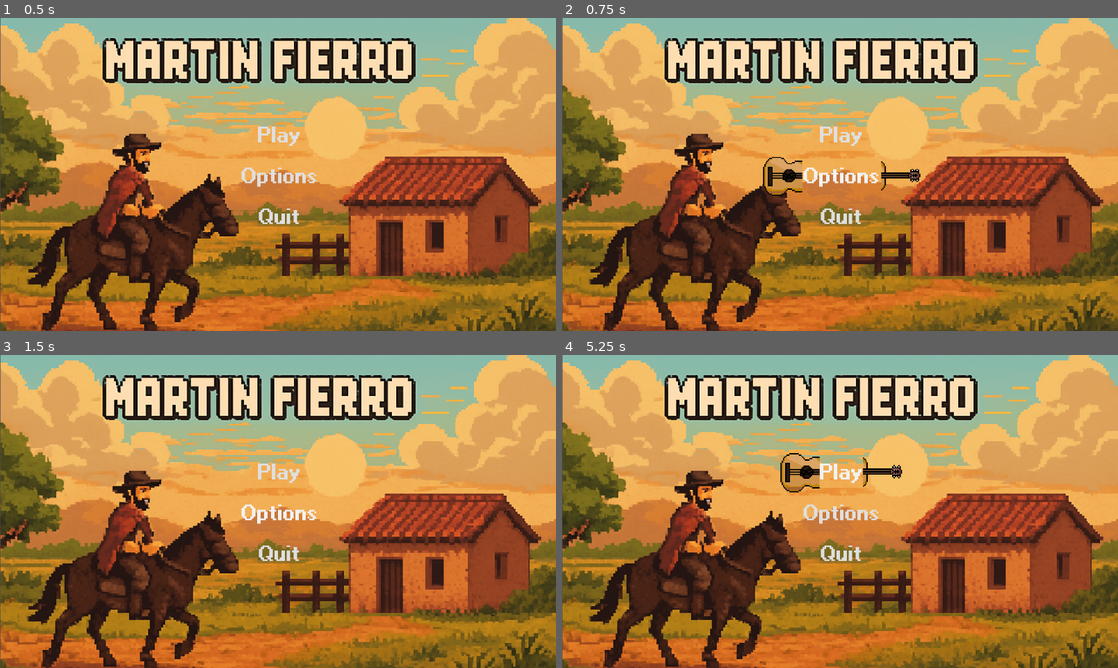
Above: before the commit, frames 1-4 (two rows, left to right).
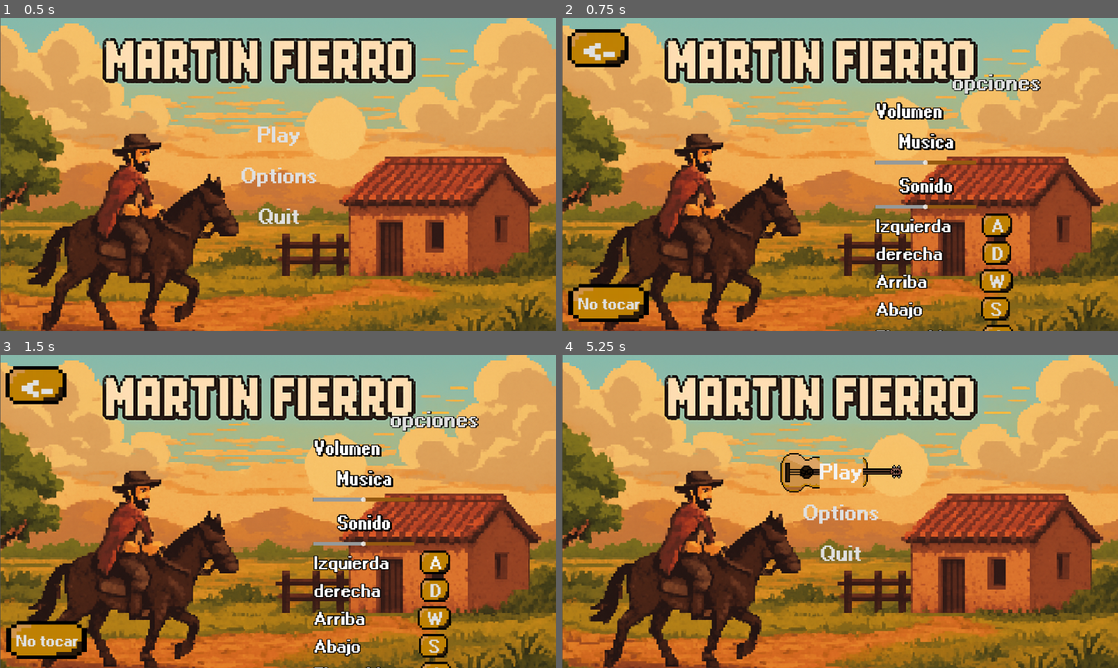
Above: after the commit, the same moments.

Repository: ODICRACK/JuegoMartinFierro
Game: Godot game, scene res://Ecenas/Menu.tscn
Same seed, same stepped clock (60 frames per second), same inputs: the game is played once before the commit and once after it. Sound files missing from this copy of the repository are replaced by a short silence.
Inputs (mouse positions are in pixels of both pictures, inside the frame that each line leads up to):
- Up to frame 1 (0.5 s): no input
- Up to frame 2 (0.75 s): click "Options" at 0.5 s
- Up to frame 3 (1.5 s): click (433, 561) at 1.25 s, where only the run after the commit has a clickable "A"
- Up to frame 4 (5.25 s): click (995, 589) at 2 s, where only the run after the commit has a clickable "D"; click (995, 617) at 2.75 s, where only the run after the commit has a clickable "W"; click (995, 646) at 3.5 s, where only the run after the commit has a clickable "S"; click (595, 386) at 4.25 s, where only the run after the commit has a clickable "<-"; click "Play" at 5 s

Frame 1 is identical in both runs. In frame 2, 9.6% of the frame differs, in the area x 1-87%, y 3-100%; in frame 3, 8.9%; in frame 4, nothing differs.

Commit message:
agregado de la aparienia de las opciones(sin funcionalidad)

Diff:
--- a/Ecenas/Menu.tscn
+++ b/Ecenas/Menu.tscn
@@ -1,5 +1,6 @@
-[gd_scene load_steps=19 format=3 uid="uid://cgfjemoqlmi4c"]
-
+[gd_scene load_steps=28 format=3 uid="uid://cgfjemoqlmi4c"]
+
+[ext_resource type="Script" uid="uid://dj2bfxhryngup" path="res://Ecenas/menu.gd" id="1_l03gm"]
 [ext_resource type="Script" uid="uid://btsof2u5bukff" path="res://Ecenas/buttonContainer.gd" id="2_4y11p"]
 [ext_resource type="Texture2D" uid="uid://ntb6l5emx3f3" path="res://Sprites/pixilart-sprite (4).png" id="2_jxnki"]
 [ext_resource type="Texture2D" uid="uid://xr304ynpsl4y" path="res://Sprites/ChatGPT Image 10 sept 2025, 09_58_40 p.m..png" id="2_sp3bm"]
@@ -11,6 +12,10 @@
 [ext_resource type="AudioStream" uid="uid://cvvmtq3ou05ir" path="res://Sonidos/guitarra2.wav" id="7_cxlyq"]
 [ext_resource type="AudioStream" uid="uid://cwkncq8ha2fj1" path="res://Sonidos/817421__sergequadrado__lucky-guitar-sound.wav" id="9_jwk51"]
 [ext_resource type="Script" uid="uid://b7hkk70egcr43" path="res://Ecenas/fundidor.gd" id="11_7gcih"]
+[ext_resource type="LabelSettings" uid="uid://b1amam61a18ec" path="res://Recursos/RecursosDeTexto/Titulos.tres" id="13_vk7wb"]
+[ext_resource type="LabelSettings" uid="uid://c7xl3dh7a486s" path="res://Recursos/RecursosDeTexto/SubTitulos.tres" id="14_dmw4f"]
+[ext_resource type="LabelSettings" uid="uid://ds8witkhs7v0u" path="res://Recursos/RecursosDeTexto/SubSubTitulo.tres" id="15_fpkfv"]
+[ext_resource type="Texture2D" uid="uid://c7bobl4fbukm6" path="res://Sprites/boton.png" id="16_7hgs6"]
 
 [sub_resource type="StyleBoxFlat" id="StyleBoxFlat_c7k86"]
 draw_center = false
@@ -60,6 +65,23 @@
 
 [sub_resource type="StyleBoxEmpty" id="StyleBoxEmpty_4y11p"]
 
+[sub_resource type="StyleBoxLine" id="StyleBoxLine_l03gm"]
+color = Color(0.584148, 0.349119, 0.0691297, 1)
+thickness = 11
+
+[sub_resource type="StyleBoxFlat" id="StyleBoxFlat_l03gm"]
+bg_color = Color(0.58378, 0.605057, 0.607922, 1)
+
+[sub_resource type="StyleBoxFlat" id="StyleBoxFlat_rybku"]
+bg_color = Color(0.777584, 0.551337, 0.176785, 1)
+
+[sub_resource type="StyleBoxTexture" id="StyleBoxTexture_qboup"]
+texture = ExtResource("16_7hgs6")
+expand_margin_left = 25.0
+expand_margin_top = 15.0
+expand_margin_right = 25.0
+expand_margin_bottom = 23.0
+
 [node name="Menu" type="Control"]
 layout_mode = 3
 anchors_preset = 8
@@ -70,6 +92,7 @@
 grow_horizontal = 2
 grow_vertical = 2
 scale = Vector2(0.8, 0.8)
+script = ExtResource("1_l03gm")
 
 [node name="TextureRect" type="TextureRect" parent="."]
 layout_mode = 1
@@ -302,13 +325,250 @@
 [node name="chao" type="AudioStreamPlayer" parent="VBoxContainer/ContenedorBotonQuit"]
 stream = ExtResource("9_jwk51")
 
+[node name="opciones" type="Control" parent="."]
+visible = false
+layout_mode = 1
+anchors_preset = 8
+anchor_left = 0.5
+anchor_top = 0.5
+anchor_right = 0.5
+anchor_bottom = 0.5
+offset_left = -793.0
+offset_top = -442.0
+offset_right = 793.0
+offset_bottom = 442.0
+grow_horizontal = 2
+grow_vertical = 2
+
+[node name="opciones de lado" type="Control" parent="opciones"]
+layout_mode = 1
+anchors_preset = 6
+anchor_left = 1.0
+anchor_top = 0.5
+anchor_right = 1.0
+anchor_bottom = 0.5
+offset_left = -688.0
+offset_top = -448.5
+offset_bottom = 448.5
+grow_horizontal = 0
+grow_vertical = 2
+
+[node name="VBoxContainer" type="VBoxContainer" parent="opciones/opciones de lado"]
+layout_mode = 1
+anchors_preset = 6
+anchor_left = 1.0
+anchor_top = 0.5
+anchor_right = 1.0
+anchor_bottom = 0.5
+offset_left = -692.0
+offset_top = -256.5
+offset_bottom = 447.5
+grow_horizontal = 0
+grow_vertical = 2
+theme_override_constants/separation = 15
+
+[node name="Titulo" type="Label" parent="opciones/opciones de lado/VBoxContainer"]
+layout_mode = 2
+text = "opciones"
+label_settings = ExtResource("13_vk7wb")
+horizontal_alignment = 1
+vertical_alignment = 1
+
+[node name="VolumenContenedor" type="VBoxContainer" parent="opciones/opciones de lado/VBoxContainer"]
+layout_mode = 2
+size_flags_horizontal = 0
+theme_override_constants/separation = 23
+
+[node name="Label" type="Label" parent="opciones/opciones de lado/VBoxContainer/VolumenContenedor"]
+layout_mode = 2
+text = "Volumen           "
+label_settings = ExtResource("14_dmw4f")
+horizontal_alignment = 1
+vertical_alignment = 1
+
+[node name="Label2" type="Label" parent="opciones/opciones de lado/VBoxContainer/VolumenContenedor"]
+layout_mode = 2
+text = "Musica"
+label_settings = ExtResource("14_dmw4f")
+horizontal_alignment = 1
+vertical_alignment = 1
+
+[node name="HSlider" type="HSlider" parent="opciones/opciones de lado/VBoxContainer/VolumenContenedor"]
+layout_mode = 2
+theme_override_styles/slider = SubResource("StyleBoxLine_l03gm")
+theme_override_styles/grabber_area = SubResource("StyleBoxFlat_l03gm")
+theme_override_styles/grabber_area_highlight = SubResource("StyleBoxFlat_rybku")
+min_value = -20.0
+max_value = 20.0
+
+[node name="Label3" type="Label" parent="opciones/opciones de lado/VBoxContainer/VolumenContenedor"]
+layout_mode = 2
+text = "Sonido"
+label_settings = ExtResource("14_dmw4f")
+horizontal_alignment = 1
+vertical_alignment = 1
+
+[node name="HSlider2" type="HSlider" parent="opciones/opciones de lado/VBoxContainer/VolumenContenedor"]
+layout_mode = 2
+theme_override_styles/slider = SubResource("StyleBoxLine_l03gm")
+theme_override_styles/grabber_area = SubResource("StyleBoxFlat_l03gm")
+theme_override_styles/grabber_area_highlight = SubResource("StyleBoxFlat_rybku")
+min_value = -20.0
+max_value = 20.0
+
+[node name="teclas" type="VBoxContainer" parent="opciones/opciones de lado/VBoxContainer"]
+layout_mode = 2
+theme_override_constants/separation = 21
+
+[node name="tecla" type="HBoxContainer" parent="opciones/opciones de lado/VBoxContainer/teclas"]
+layout_mode = 2
+theme_override_constants/separation = 115
+
+[node name="Label" type="Label" parent="opciones/opciones de lado/VBoxContainer/teclas/tecla"]
+layout_mode = 2
+text = "Izquierda"
+label_settings = ExtResource("15_fpkfv")
+vertical_alignment = 1
+
+[node name="Button" type="Button" parent="opciones/opciones de lado/VBoxContainer/teclas/tecla"]
+layout_mode = 2
+theme_override_fonts/font = ExtResource("3_4y11p")
+theme_override_font_sizes/font_size = 45
+theme_override_styles/focus = SubResource("StyleBoxTexture_qboup")
+theme_override_styles/hover = SubResource("StyleBoxTexture_qboup")
+theme_override_styles/pressed = SubResource("StyleBoxTexture_qboup")
+theme_override_styles/normal = SubResource("StyleBoxTexture_qboup")
+text = "A"
+icon_alignment = 1
+expand_icon = true
+
+[node name="tecla2" type="HBoxContainer" parent="opciones/opciones de lado/VBoxContainer/teclas"]
+layout_mode = 2
+theme_override_constants/separation = 142
+
+[node name="Label" type="Label" parent="opciones/opciones de lado/VBoxContainer/teclas/tecla2"]
+layout_mode = 2
+text = "derecha"
+label_settings = ExtResource("15_fpkfv")
+vertical_alignment = 1
+
+[node name="Button" type="Button" parent="opciones/opciones de lado/VBoxContainer/teclas/tecla2"]
+layout_mode = 2
+theme_override_fonts/font = ExtResource("3_4y11p")
+theme_override_font_sizes/font_size = 45
+theme_override_styles/focus = SubResource("StyleBoxTexture_qboup")
+theme_override_styles/hover = SubResource("StyleBoxTexture_qboup")
+theme_override_styles/pressed = SubResource("StyleBoxTexture_qboup")
+theme_override_styles/normal = SubResource("StyleBoxTexture_qboup")
+text = "D"
+icon_alignment = 1
+expand_icon = true
+
+[node name="tecla3" type="HBoxContainer" parent="opciones/opciones de lado/VBoxContainer/teclas"]
+layout_mode = 2
+theme_override_constants/separation = 179
+
+[node name="Label" type="Label" parent="opciones/opciones de lado/VBoxContainer/teclas/tecla3"]
+layout_mode = 2
+text = "Arriba"
+label_settings = ExtResource("15_fpkfv")
+vertical_alignment = 1
+
+[node name="Button" type="Button" parent="opciones/opciones de lado/VBoxContainer/teclas/tecla3"]
+layout_mode = 2
+theme_override_fonts/font = ExtResource("3_4y11p")
+theme_override_font_sizes/font_size = 45
+theme_override_styles/focus = SubResource("StyleBoxTexture_qboup")
+theme_override_styles/hover = SubResource("StyleBoxTexture_qboup")
+theme_override_styles/pressed = SubResource("StyleBoxTexture_qboup")
+theme_override_styles/normal = SubResource("StyleBoxTexture_qboup")
+text = "W"
+icon_alignment = 1
+expand_icon = true
+
+[node name="tecla4" type="HBoxContainer" parent="opciones/opciones de lado/VBoxContainer/teclas"]
+layout_mode = 2
+theme_override_constants/separation = 195
+
+[node name="Label" type="Label" parent="opciones/opciones de lado/VBoxContainer/teclas/tecla4"]
+layout_mode = 2
+text = "Abajo"
+label_settings = ExtResource("15_fpkfv")
+vertical_alignment = 1
+
+[node name="Button" type="Button" parent="opciones/opciones de lado/VBoxContainer/teclas/tecla4"]
+layout_mode = 2
+theme_override_fonts/font = ExtResource("3_4y11p")
+theme_override_font_sizes/font_size = 45
+theme_override_styles/focus = SubResource("StyleBoxTexture_qboup")
+theme_override_styles/hover = SubResource("StyleBoxTexture_qboup")
+theme_override_styles/pressed = SubResource("StyleBoxTexture_qboup")
+theme_override_styles/normal = SubResource("StyleBoxTexture_qboup")
+text = "S"
+icon_alignment = 1
+expand_icon = true
+
+[node name="tecla5" type="HBoxContainer" parent="opciones/opciones de lado/VBoxContainer/teclas"]
+layout_mode = 2
+theme_override_constants/separation = 66
+
+[node name="Label" type="Label" parent="opciones/opciones de lado/VBoxContainer/teclas/tecla5"]
+layout_mode = 2
+text = "Tirar objeto"
+label_settings = ExtResource("15_fpkfv")
+vertical_alignment = 1
+
+[node name="Button" type="Button" parent="opciones/opciones de lado/VBoxContainer/teclas/tecla5"]
+layout_mode = 2
+theme_override_fonts/font = ExtResource("3_4y11p")
+theme_override_font_sizes/font_size = 45
+theme_override_styles/focus = SubResource("StyleBoxTexture_qboup")
+theme_override_styles/hover = SubResource("StyleBoxTexture_qboup")
+theme_override_styles/pressed = SubResource("StyleBoxTexture_qboup")
+theme_override_styles/normal = SubResource("StyleBoxTexture_qboup")
+text = "A"
+icon_alignment = 1
+expand_icon = true
+
+[node name="retroceder" type="Button" parent="opciones"]
+offset_left = 34.0
+offset_top = 20.0
+offset_right = 159.0
+offset_bottom = 140.0
+theme_override_fonts/font = ExtResource("3_4y11p")
+theme_override_font_sizes/font_size = 90
+theme_override_styles/focus = SubResource("StyleBoxTexture_qboup")
+theme_override_styles/hover = SubResource("StyleBoxTexture_qboup")
+theme_override_styles/pressed = SubResource("StyleBoxTexture_qboup")
+theme_override_styles/normal = SubResource("StyleBoxTexture_qboup")
+text = "<-"
+icon_alignment = 1
+expand_icon = true
+
+[node name="troleo" type="Button" parent="opciones"]
+offset_left = 35.5
+offset_top = 752.0
+offset_right = 217.5
+offset_bottom = 872.0
+theme_override_fonts/font = ExtResource("3_4y11p")
+theme_override_font_sizes/font_size = 40
+theme_override_styles/focus = SubResource("StyleBoxTexture_qboup")
+theme_override_styles/hover = SubResource("StyleBoxTexture_qboup")
+theme_override_styles/pressed = SubResource("StyleBoxTexture_qboup")
+theme_override_styles/normal = SubResource("StyleBoxTexture_qboup")
+text = "No tocar"
+icon_alignment = 1
+expand_icon = true
+
 [connection signal="mouse_entered" from="VBoxContainer/ContenedorBotonPlay/ButtonPlay" to="VBoxContainer/ContenedorBotonPlay/Control" method="_on_button_mouse_entered"]
 [connection signal="mouse_exited" from="VBoxContainer/ContenedorBotonPlay/ButtonPlay" to="VBoxContainer/ContenedorBotonPlay/Control" method="_on_button_mouse_exited"]
 [connection signal="pressed" from="VBoxContainer/ContenedorBotonPlay/ButtonPlay" to="VBoxContainer/ContenedorBotonPlay/ButtonPlay" method="_on_pressed"]
 [connection signal="mouse_entered" from="VBoxContainer/ContenedorBotonOptions/ButtonOptions" to="VBoxContainer/ContenedorBotonOptions/Control" method="_on_button_mouse_entered"]
 [connection signal="mouse_exited" from="VBoxContainer/ContenedorBotonOptions/ButtonOptions" to="VBoxContainer/ContenedorBotonOptions/Control" method="_on_button_mouse_exited"]
+[connection signal="pressed" from="VBoxContainer/ContenedorBotonOptions/ButtonOptions" to="." method="_on_button_options_pressed"]
 [connection signal="mouse_entered" from="VBoxContainer/ContenedorBotonQuit/Buttonquit" to="VBoxContainer/ContenedorBotonQuit/Control" method="_on_button_mouse_entered"]
 [connection signal="mouse_exited" from="VBoxContainer/ContenedorBotonQuit/Buttonquit" to="VBoxContainer/ContenedorBotonQuit/Control" method="_on_button_mouse_exited"]
 [connection signal="pressed" from="VBoxContainer/ContenedorBotonQuit/Buttonquit" to="VBoxContainer/ContenedorBotonQuit/Buttonquit" method="_on_pressed"]
 [connection signal="pressed" from="VBoxContainer/ContenedorBotonQuit/Buttonquit" to="CanvasLayer" method="_on_buttonquit_pressed"]
 [connection signal="finished" from="VBoxContainer/ContenedorBotonQuit/chao" to="VBoxContainer/ContenedorBotonQuit/Buttonquit" method="_on_chao_finished"]
+[connection signal="pressed" from="opciones/retroceder" to="." method="_on_button_options_pressed"]
--- /dev/null
+++ b/Ecenas/botonesPrincipales.gd
@@ -0,0 +1 @@
+extends VBoxContainer
--- /dev/null
+++ b/Ecenas/menu.gd
@@ -0,0 +1,8 @@
+extends Control
+
+
+func _on_button_options_pressed() -> void:
+	var box = $"VBoxContainer"
+	var boxSecundary = $"opciones"
+	box.visible = !box.visible
+	boxSecundary.visible = !boxSecundary.visible
--- /dev/null
+++ b/Recursos/RecursosDeTexto/SubSubTitulo.tres
@@ -0,0 +1,9 @@
+[gd_resource type="LabelSettings" load_steps=2 format=3 uid="uid://ds8witkhs7v0u"]
+
+[ext_resource type="FontFile" uid="uid://bjeipvuaso84k" path="res://Fuentes de texto/ari/ari-w9500-bold.ttf" id="1_k1fcp"]
+
+[resource]
+font = ExtResource("1_k1fcp")
+font_size = 45
+outline_size = 10
+outline_color = Color(0, 0, 0, 1)
--- /dev/null
+++ b/Recursos/RecursosDeTexto/SubTitulos.tres
@@ -0,0 +1,12 @@
+[gd_resource type="LabelSettings" load_steps=2 format=3 uid="uid://c7xl3dh7a486s"]
+
+[ext_resource type="FontFile" uid="uid://gpktm2nicsfh" path="res://Fuentes de texto/ari/ari-w9500-condensed-bold.ttf" id="1_ctf1t"]
+
+[resource]
+font = ExtResource("1_ctf1t")
+font_size = 50
+outline_size = 11
+outline_color = Color(0, 0, 0, 1)
+shadow_size = 7
+shadow_color = Color(0, 0, 0, 1)
+shadow_offset = Vector2(4, 3)
--- /dev/null
+++ b/Recursos/RecursosDeTexto/Titulos.tres
@@ -0,0 +1,11 @@
+[gd_resource type="LabelSettings" load_steps=2 format=3 uid="uid://b1amam61a18ec"]
+
+[ext_resource type="FontFile" uid="uid://bjeipvuaso84k" path="res://Fuentes de texto/ari/ari-w9500-bold.ttf" id="1_sh4r4"]
+
+[resource]
+resource_name = "Titulos"
+font = ExtResource("1_sh4r4")
+font_size = 55
+font_color = Color(0.877616, 0.877616, 0.877616, 1)
+shadow_size = 7
+shadow_color = Color(0, 0, 0, 1)
Not shown, added: Ecenas/botonesPrincipales.gd.uid
Not shown, added: Ecenas/menu.gd.uid
Binary file added: Sprites/boton.png
Not shown, added: Sprites/boton.png.import
